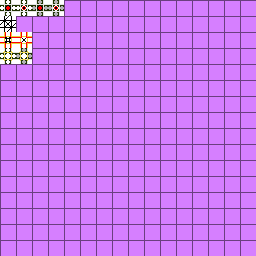
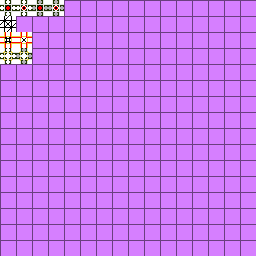
Before/after of a (256, 256) layered artwork. What changed in the layer stack:
painted on "3*16+1 Golden Iron side" over [4, 52, 28, 60]
